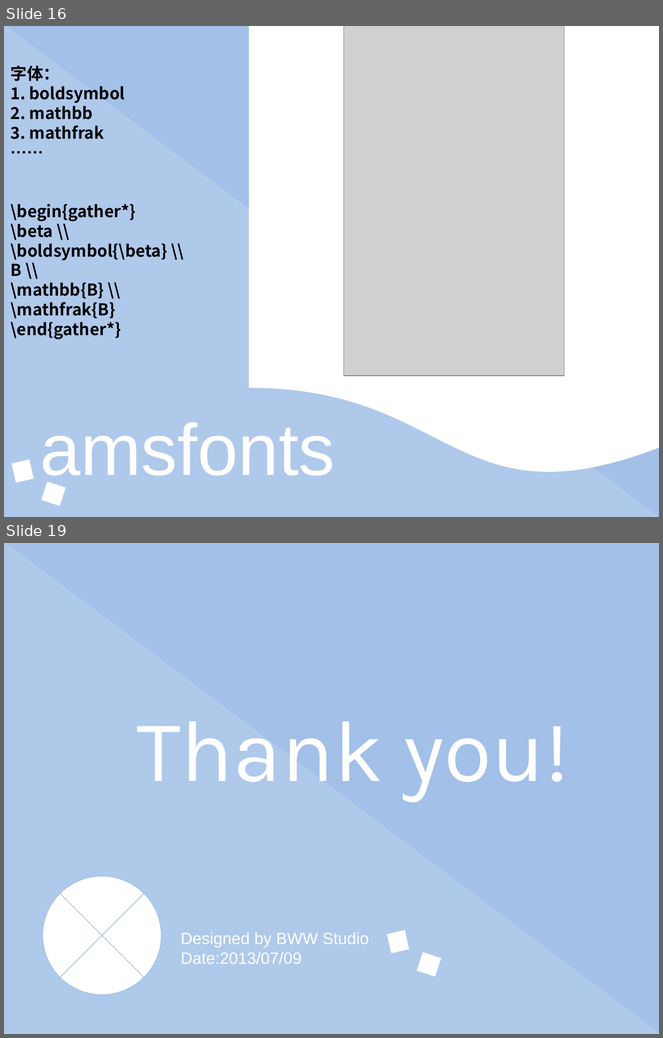
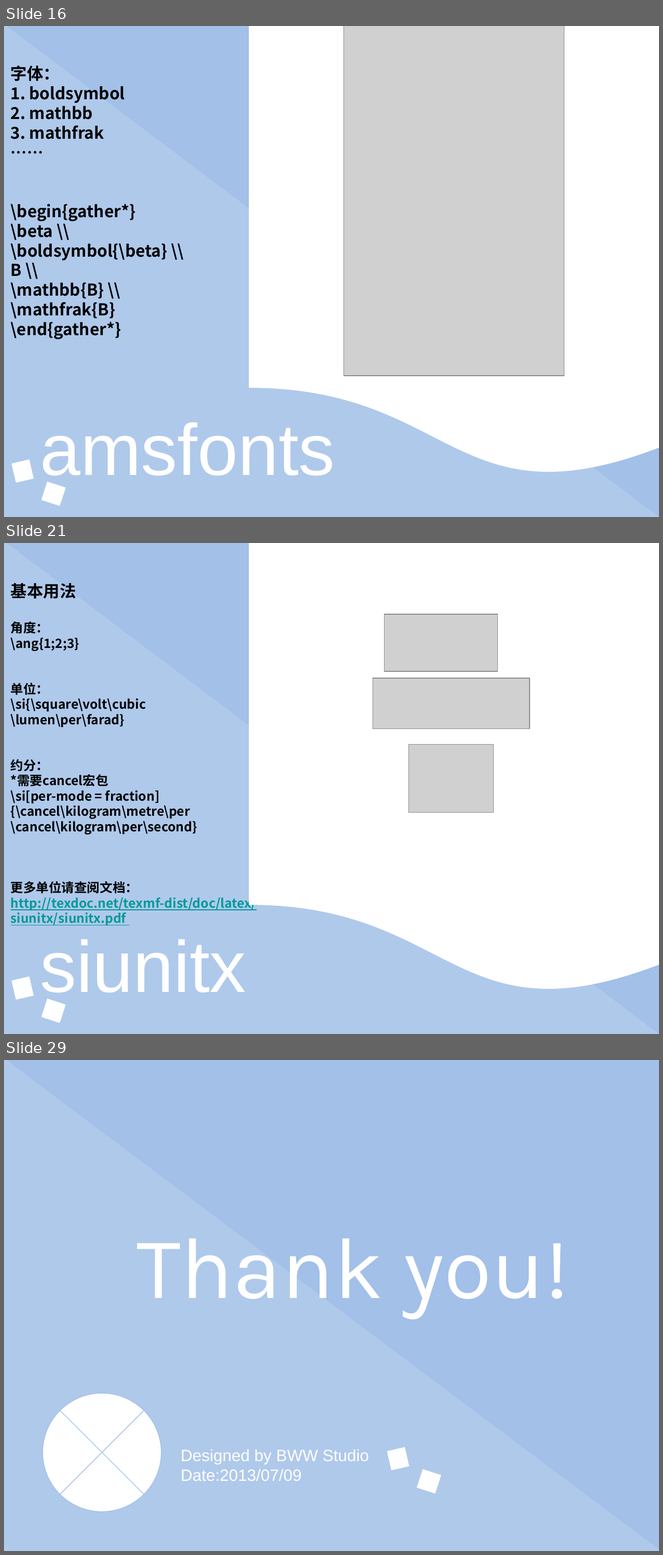
Before and after one commit to eesast/lectures, a slide deck: drafts/latex/常用宏包及其他高阶内容.pptx. Shown one above the other, each under a label of ours: slides 16 and 19 before the commit, slides 16, 21 and 29 after it; the slides between them are not shown. The pictures are 663x1038 and 663x1555 pixels, drawn with LibreOffice and Linux fonts; fonts in the diff are those of the drawing; grey boxes stand for pictures. Boxes give left, top, right and bottom in pixels: in the first picture for what was removed or moved away, otherwise in the second. Text is boxed around its words. In the diff, an @@ line names an element or a change of style, - is before the commit and + after.

```diff
--- a/drafts/latex/常用宏包及其他高阶内容.pptx
+++ b/drafts/latex/常用宏包及其他高阶内容.pptx
@@ slide 21 added at (x1=4, y1=543, x2=659, y2=1034), background #FFFFFF @@
@@ right triangle added at (x1=4, y1=543, x2=659, y2=1034), fill #A2C0E8 at 85% opacity @@
@@ right triangle added at (x1=4, y1=543, x2=659, y2=1034), fill #A2C0E8 @@
@@ flow chart document added at (x1=249, y1=543, x2=659, y2=995), fill #FFFFFF @@
@@ text added at (x1=11, y1=583, x2=257, y2=926), 14 pt, text #000000, bold @@
+基本用法
+角度：
+\ang{1;2;3}
+单位：
+\si{\square\volt\cubic
+\lumen\per\farad}
+约分：
+*需要cancel宏包
+\si[per-mode = fraction]
+{\cancel\kilogram\metre\per
+\cancel\kilogram\per\second}
+更多单位请查阅文档：
+http://texdoc.net/texmf-dist/doc/latex/siunitx/siunitx.pdf
@@ picture added at (x1=384, y1=614, x2=497, y2=672) @@
@@ picture added at (x1=373, y1=678, x2=530, y2=729) @@
@@ picture added at (x1=409, y1=744, x2=493, y2=812) @@
@@ text added at (x1=11, y1=910, x2=126, y2=926), 80 pt, text #FFFFFF @@
+siunitx
@@ rectangle added at (x1=11, y1=977, x2=34, y2=1000), fill #FFFFFF @@
@@ rectangle added at (x1=41, y1=999, x2=66, y2=1024), fill #FFFFFF @@
@@ what was slide 19 is now slide 29 @@
```
Also in this commit, not shown: 1 slide changed, 12 other slides added, 3 slides removed, 1 other file.
